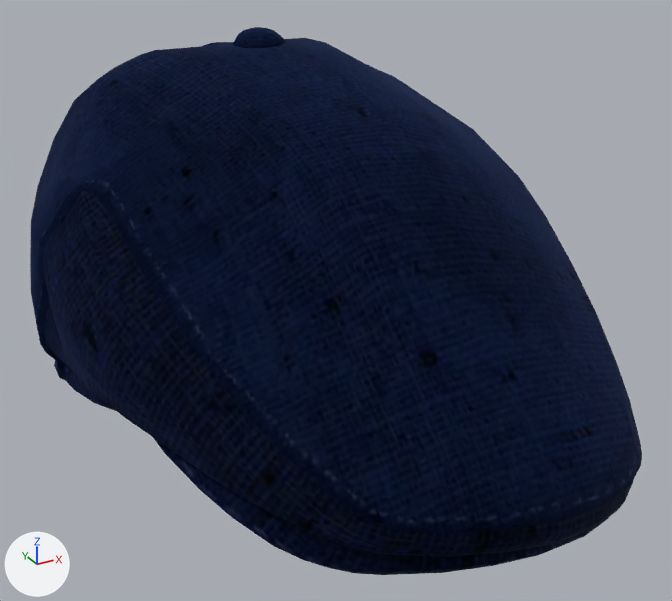
The glTF model assets/models/HK_BERET_BLUE.glb: old version first, new version second.
The view is the same before and after, from a 50 mm camera at (-0.181, -0.381, 0.2) aimed at (-0.001, -0.053, 0.035). Every picture has the same lights, and +X, +Y and +Z are marked at lower left.
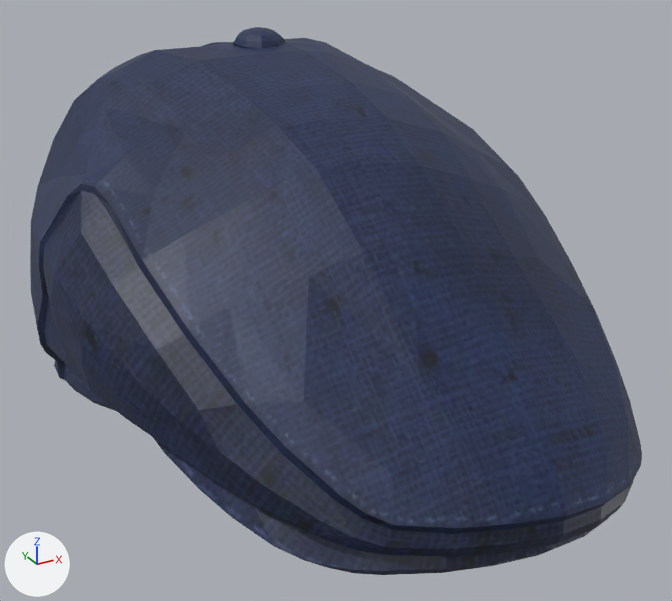
Pixel boxes [x1, y1, x2, y2] of what changed, in the pictures (672 x 601 px):
'Mesh', surface changed: [30, 27, 642, 575] in both

Edits to the bpy script that builds the scene:
```text
Change mat_hk_city_window_blue:
    mat_hk_city_window_blue.metallic: 1.0 -> 0.0
    mat_hk_city_window_blue.roughness: 1.0 -> 0.5
```
